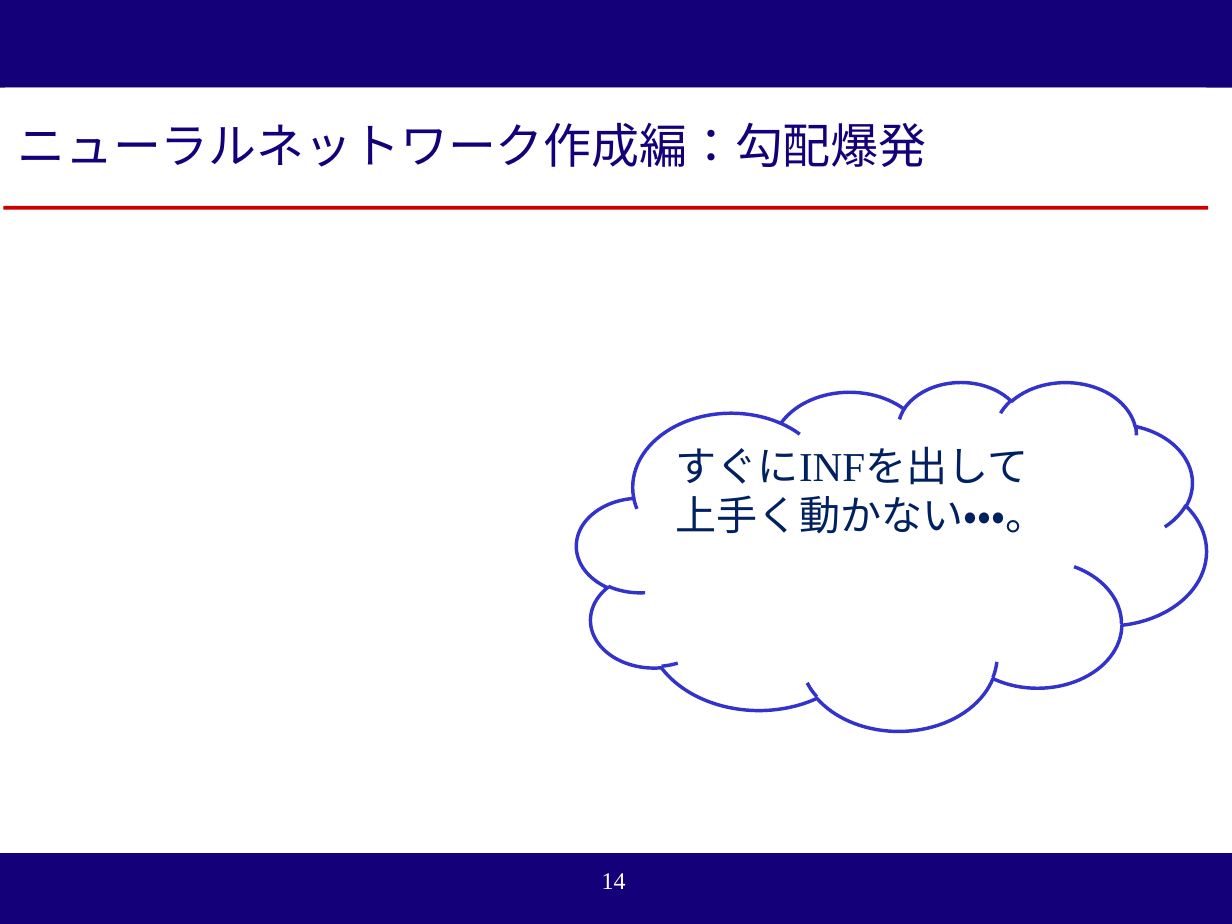
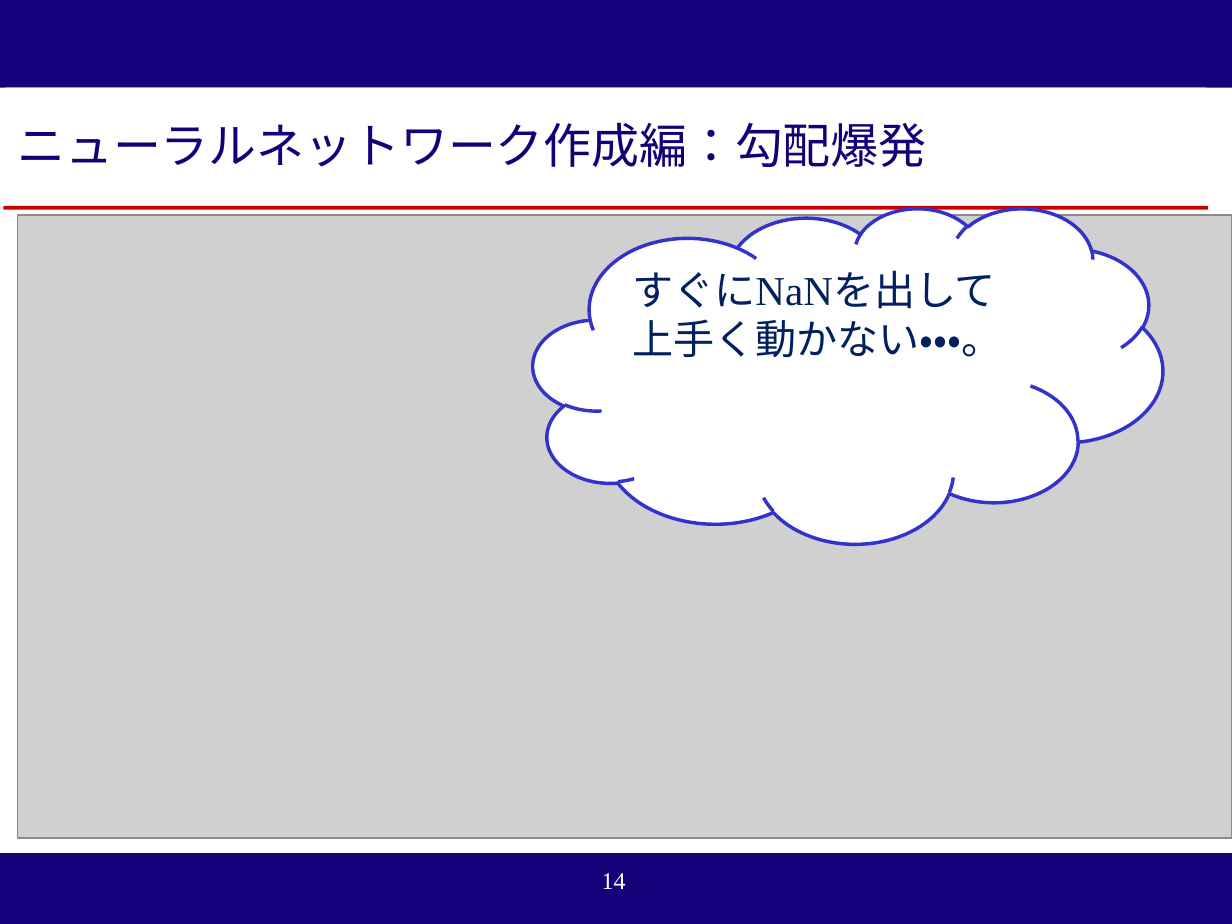
Before and after one commit to reversi-ir/ai-program, a slide deck: slide 14 of reversi-ai/result/オセロAI_技術アカデミー用説明資料.pptx. Drawn at 1232x924 pixels with LibreOffice and Linux fonts; fonts in the diff are those of the drawing; grey boxes stand for pictures; background and template pictures are left out. Boxes give left, top, right and bottom in pixels: in the first picture for what was removed or moved away, otherwise in the second. Text is boxed around its words. In the diff, an @@ line names an element or a change of style, - is before the commit and + after.

Commit message:
パワポ更新

```diff
--- a/reversi-ai/result/オセロAI_技術アカデミー用説明資料.pptx
+++ b/reversi-ai/result/オセロAI_技術アカデミー用説明資料.pptx
@@ cloud "すぐにNaNを出して": place and size @@
-cloud "すぐにNaNを出して" at box(577, 382, 1206, 731)
+cloud "すぐにNaNを出して" at box(533, 208, 1163, 543)
@@ picture added at box(17, 214, 1232, 838) @@
@@ text in cloud at box(632, 270, 996, 309): text changed @@
-すぐにINFを出して
+すぐにNaNを出して
```
